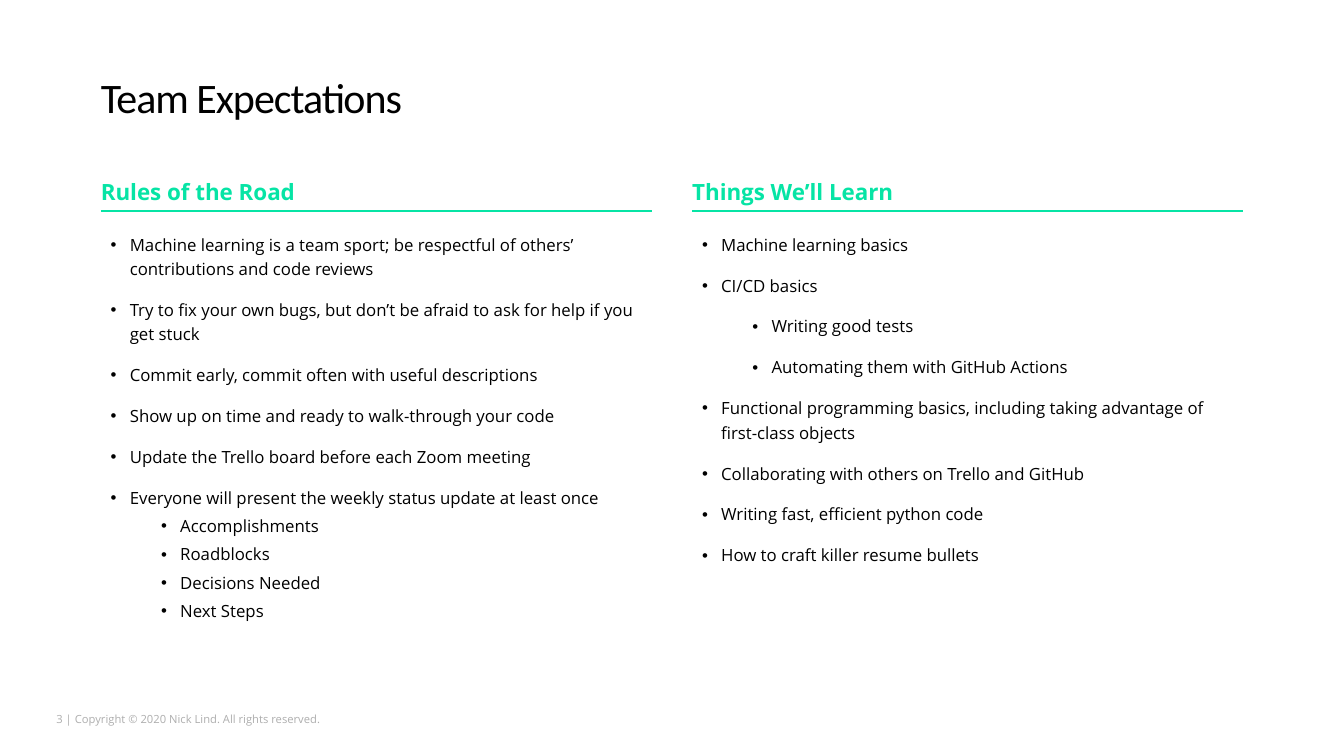
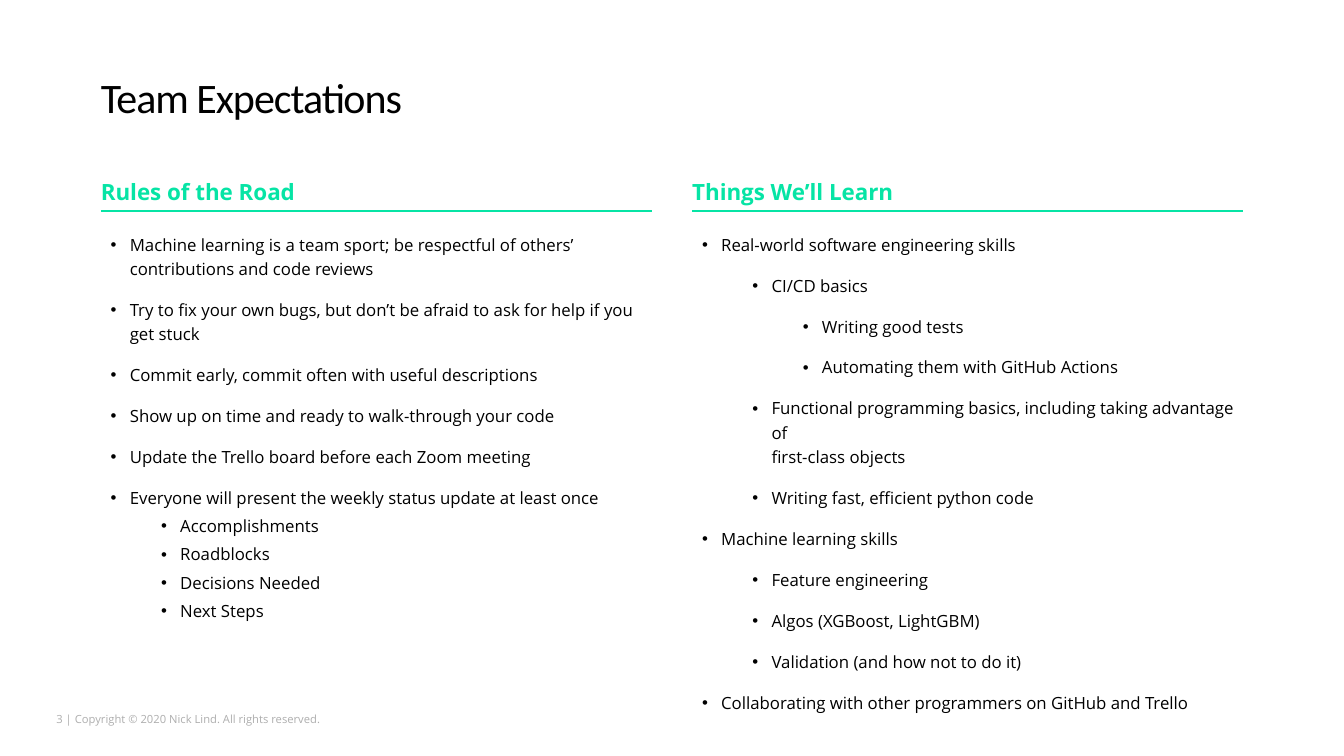
Before and after one commit to meganjacob/Codelabs-Internship, a slide deck: slide 3 of resources/CodeLab Retail ML Overview.pptx. Drawn at 1344x756 pixels with LibreOffice and Linux fonts; fonts in the diff are those of the drawing. Boxes give left, top, right and bottom in pixels: in the first picture for what was removed or moved away, otherwise in the second. Text is boxed around its words. In the diff, an @@ line names an element or a change of style, - is before the commit and + after.

```diff
--- a/resources/CodeLab Retail ML Overview.pptx
+++ b/resources/CodeLab Retail ML Overview.pptx
@@ text at (721, 238, 1016, 255): text changed @@
-• Machine learning basics
+• Real-world software engineering skills
@@ text at (772, 279, 1233, 508): list level 1 to 2 in "CI/CD basics"; list level 2 to 3 in "Writing good tests"; list level 2 to 3 in "Automating them with GitHub Actions"; list level 1 to 2 in "Functional programming basics, including taking ..."; list level 1 to 2 in "Writing fast, efficient python code" @@
@@ text at (721, 467, 1084, 484): paragraph removed @@
-• Collaborating with others on Trello and GitHub
@@ text at (721, 532, 1188, 709): text changed @@
-• How to craft killer resume bullets
+• Machine learning skills
+  • Feature engineering
+  • Algos (XGBoost, LightGBM)
+  • Validation (and how not to do it)
+• Collaborating with other programmers on GitHub and Trello
```
Also in this commit, not shown: 1 other slide changed, 1 other file.
